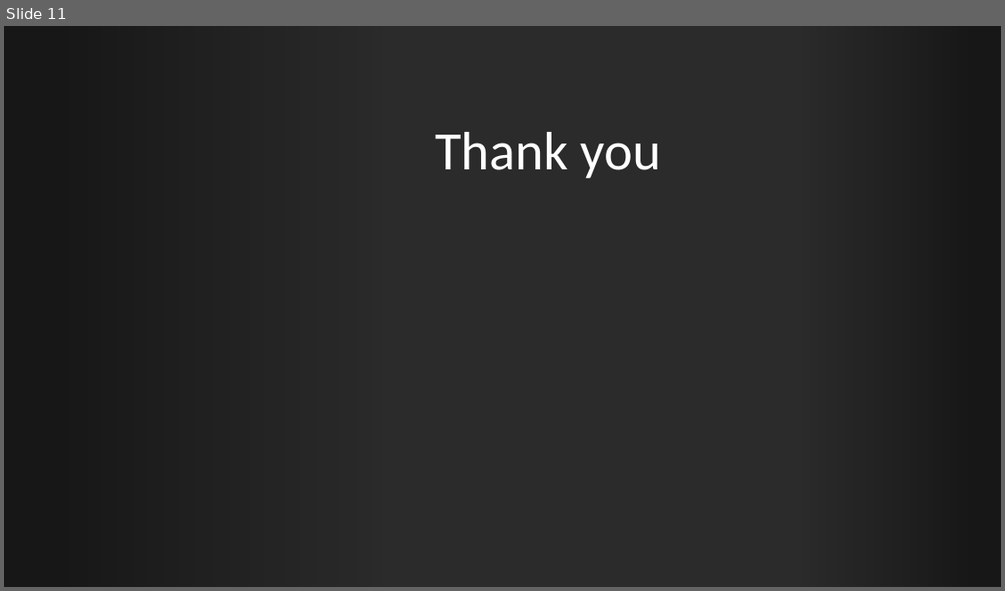
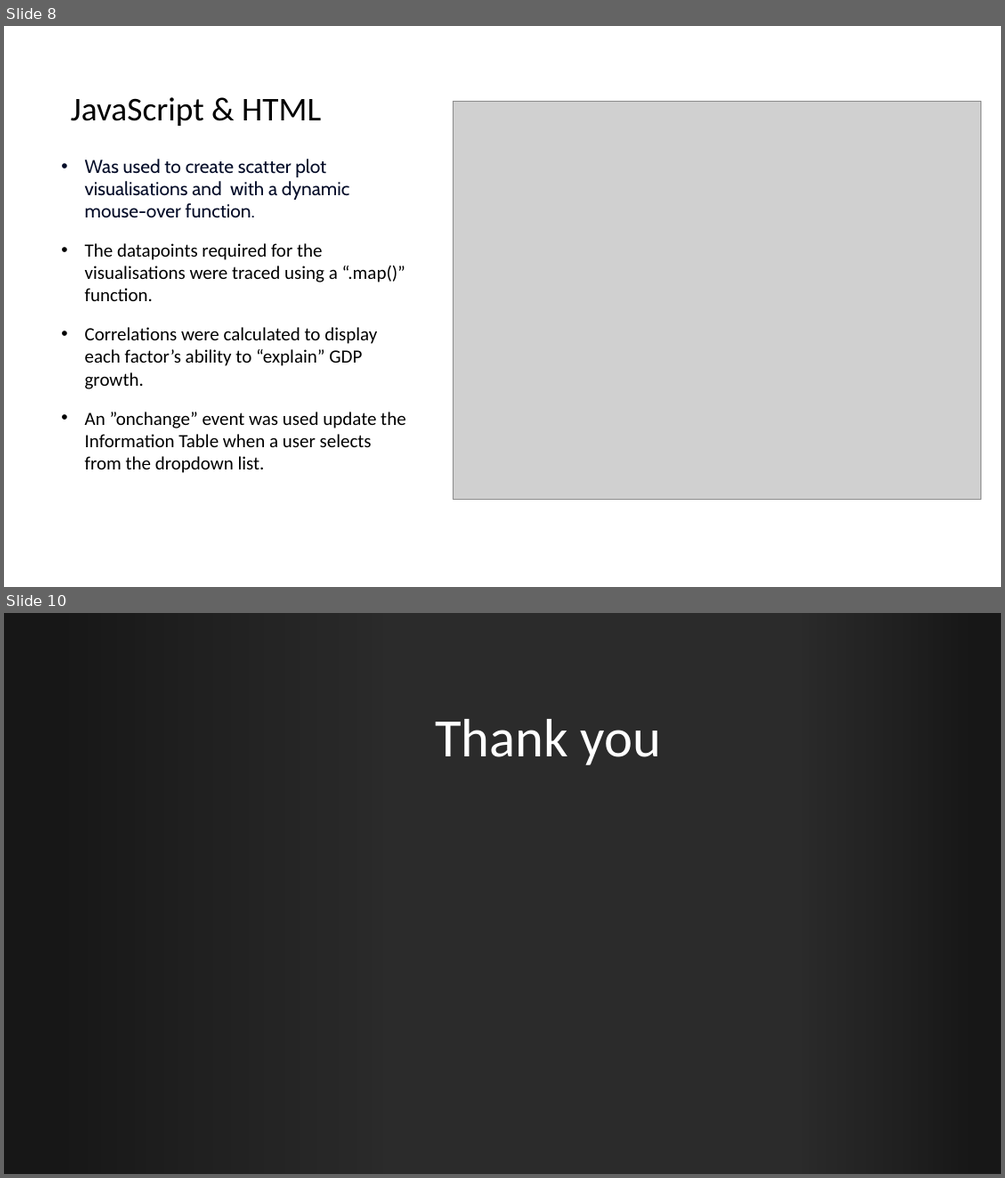
Before and after one commit to oli124/Project3_OliverK_UfuomaA, a slide deck: Project 3 Oliver King and Ufuoma Atakere-ufilolo.pptx. Shown one above the other, each under a label of ours: slide 11 before the commit, slides 8 and 10 after it; the slides between them are not shown. The pictures are 1005x591 and 1005x1178 pixels, drawn with LibreOffice and Linux fonts; fonts in the diff are those of the drawing; grey boxes stand for pictures; background and template pictures are left out; a plain dark background stands for a picture behind light text. Boxes give left, top, right and bottom in pixels: in the first picture for what was removed or moved away, otherwise in the second. Text is boxed around its words. In the diff, an @@ line names an element or a change of style, - is before the commit and + after.

```diff
--- a/Project 3 Oliver King and Ufuoma Atakere-ufilolo.pptx
+++ b/Project 3 Oliver King and Ufuoma Atakere-ufilolo.pptx
@@ slide 8 added at [4, 26, 1001, 587], background #FFFFFF @@
@@ title added at [71, 97, 321, 126], 32 pt, text #000000 @@
+JavaScript & HTML
@@ picture added at [453, 101, 981, 499] @@
@@ text added at [85, 159, 405, 473], 18 pt, text #000000 @@
+• Was used to create scatter plot visualisations and with a dynamic mouse-over function.
+• The datapoints required for the visualisations were traced using a “.map()” function.
+• Correlations were calculated to display each factor’s ability to “explain” GDP growth.
+• An ”onchange” event was used update the Information Table when a user selects from the dropdown list.
@@ what was slide 11 is now slide 10 @@
```
Also in this commit, not shown: 6 slides changed, 1 other slide added, 3 slides removed, 1 other file.
